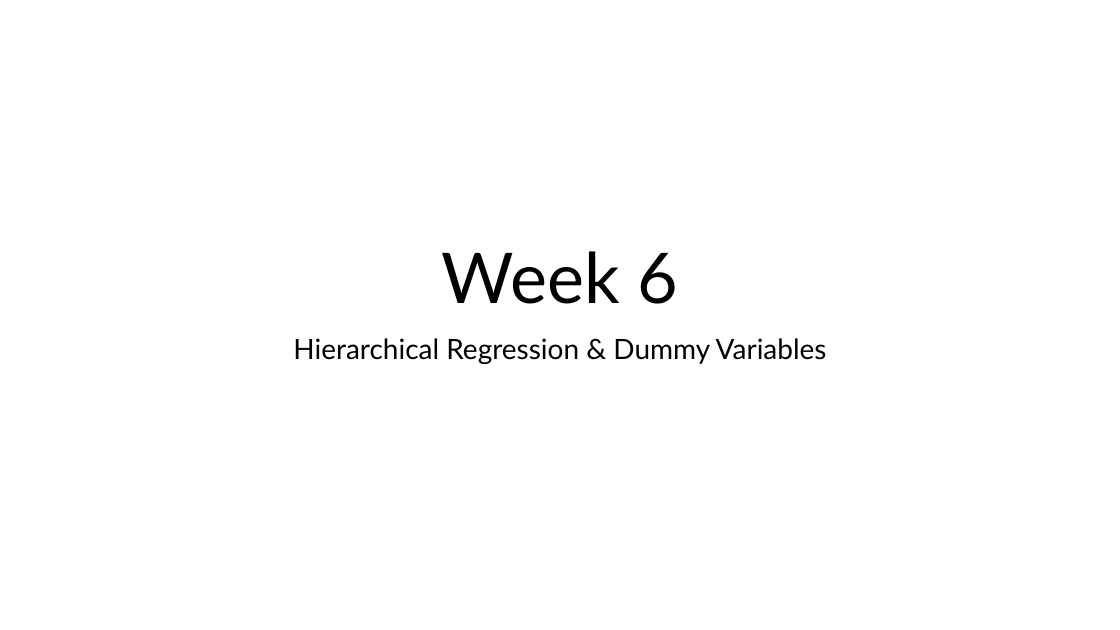
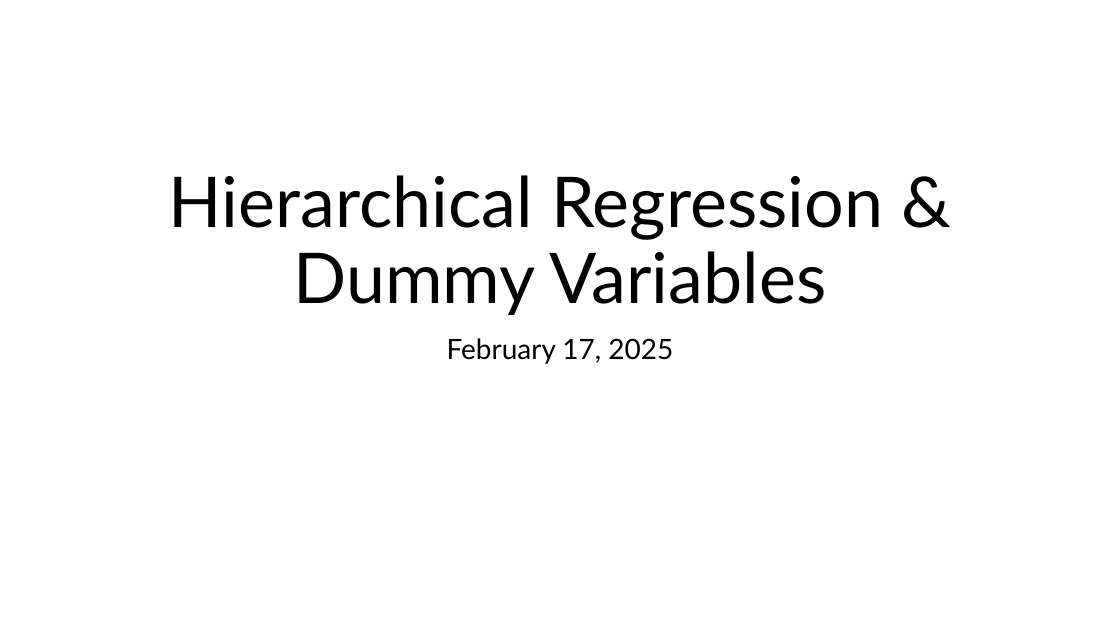
Before and after one commit to bigdataforsocialjustice/stats-for-social-justice, a slide deck: slide 1 of slides/dummy/dummy_vars.pptx. Drawn at 1120x630 pixels with LibreOffice and Linux fonts; fonts in the diff are those of the drawing. Boxes give left, top, right and bottom in pixels: in the first picture for what was removed or moved away, otherwise in the second. Text is boxed around its words. In the diff, an @@ line names an element or a change of style, - is before the commit and + after.

```diff
--- a/slides/dummy/dummy_vars.pptx
+++ b/slides/dummy/dummy_vars.pptx
@@ title at [169, 175, 883, 315]: text changed @@
-Week 6
+Hierarchical Regression & Dummy Variables
@@ subtitle at [447, 338, 673, 364]: text changed @@
-Hierarchical Regression & Dummy Variables
+February 17, 2025
```
Also in this commit, not shown: 13 other slides changed, 1 slide added.
